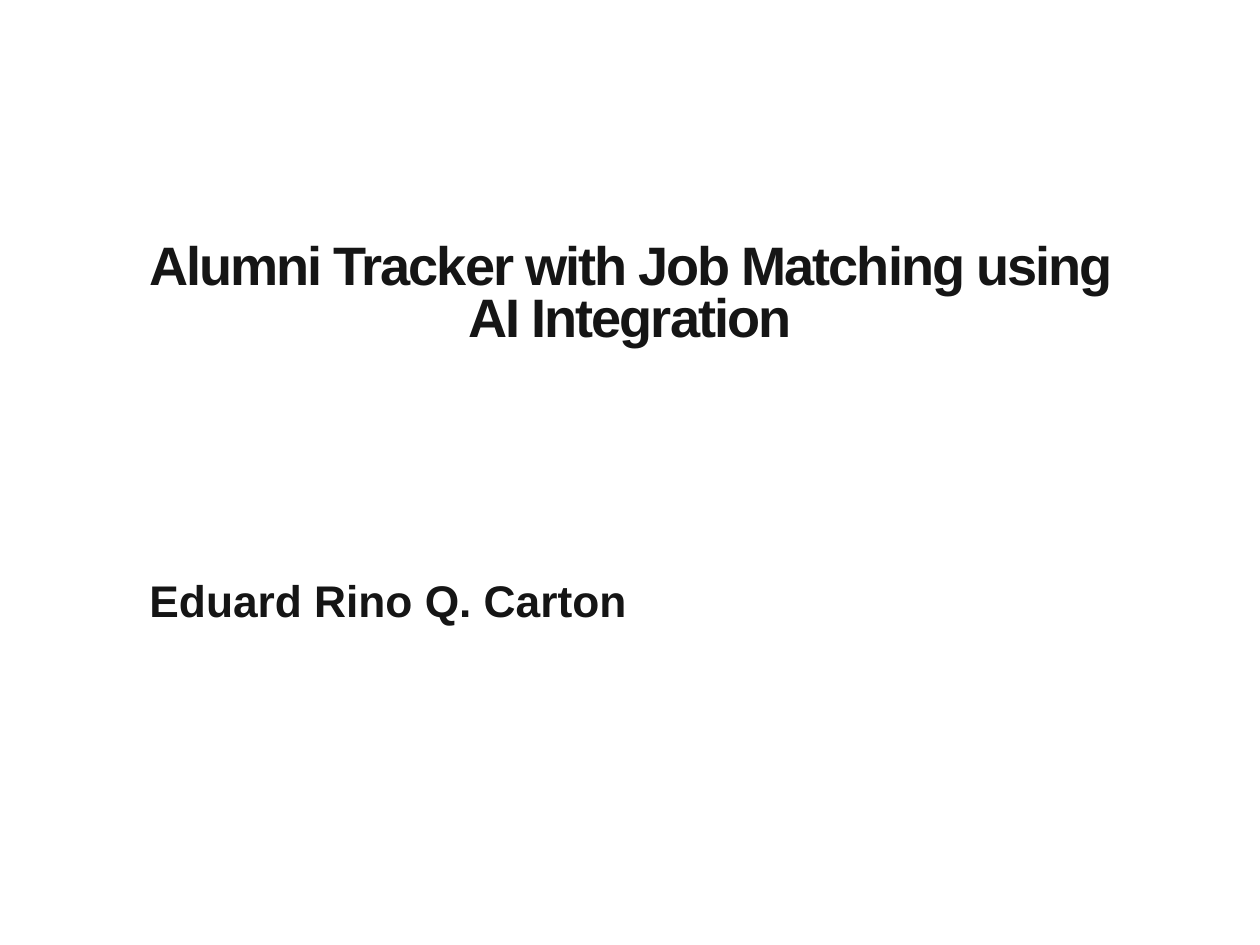
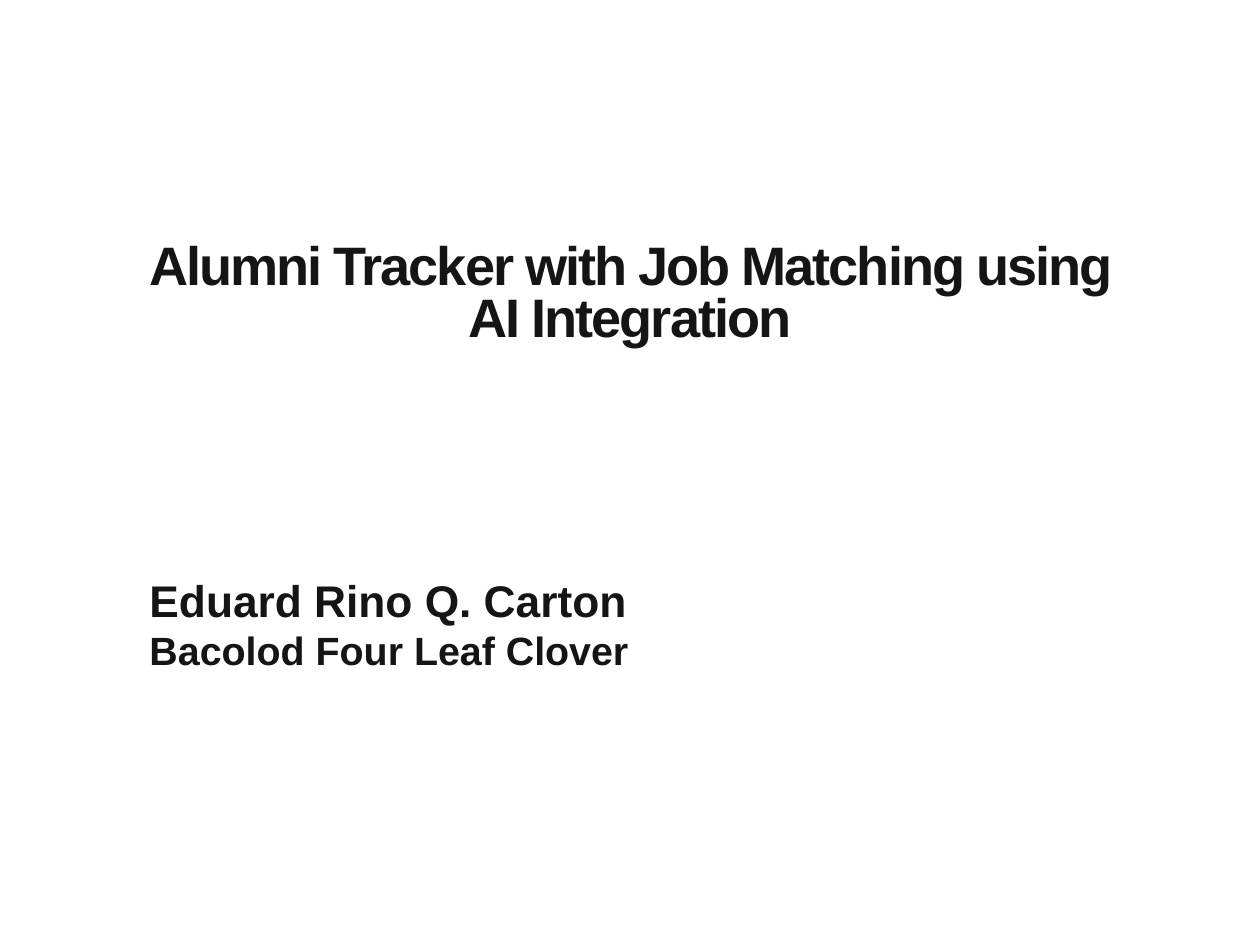
Before and after one commit to awtsmahalko/atjmai, a slide deck: slide 1 of documents/Template-for-Final-Oral.pptx. Drawn at 1260x945 pixels with LibreOffice and Linux fonts; fonts in the diff are those of the drawing; background and template pictures are left out. Boxes give left, top, right and bottom in pixels: in the first picture for what was removed or moved away, otherwise in the second. Text is boxed around its words. In the diff, an @@ line names an element or a change of style, - is before the commit and + after.

```diff
--- a/documents/Template-for-Final-Oral.pptx
+++ b/documents/Template-for-Final-Oral.pptx
@@ text at bbox=[149, 636, 628, 666]: paragraph added @@
+Bacolod Four Leaf Clover
```
Also in this commit, not shown: 1 other slide changed, 8 slides added, 1 slide removed, 16 other files.
